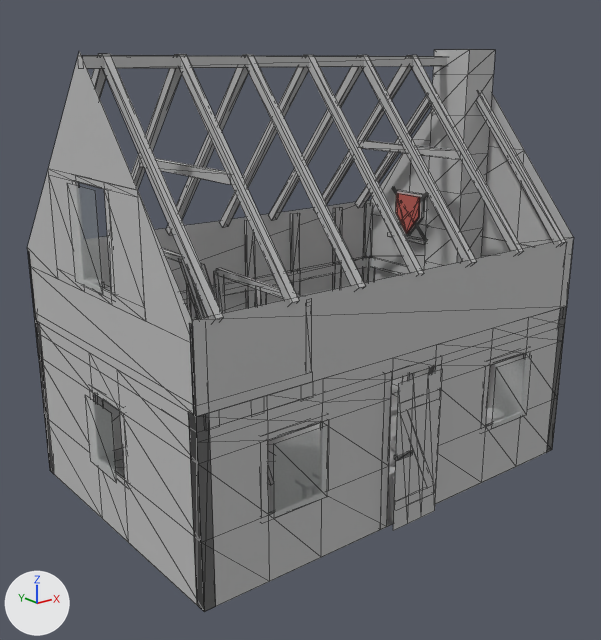
A saved change to the glTF model game/assets/modelle/gebaeude/neubau/wohnhaus_elb_s1_g2_innen.glb.
Camera for both pictures: a camera (50 mm lens) standing at (-7.45, -9.33, 6.12) and looking at (-0.26, -0.35, 2.53). The lights are fixed; the arrows at lower left show +X, +Y and +Z. The first picture is the older version. Mesh edges are drawn as thin lines on the coarser meshes. Vertices at exactly the same position are counted once.

The first picture shows 'Einrichtung_Hauswappen', 'Glas', 'Raum' and 4 more.
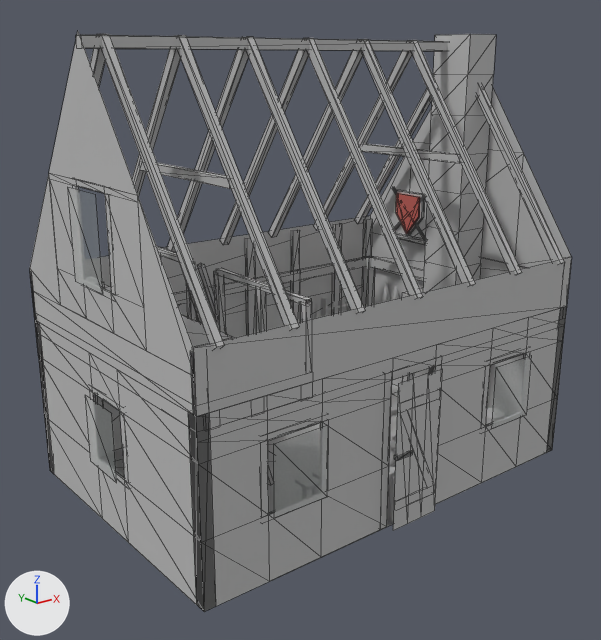
What differs and where, as boxes [x1, y1, x2, y2] in the pictures (601 x 640 px; the box of a moved part takes in the faces that stretch with it):
'Raum', reshaped: before [28, 49, 573, 612]; after [30, 32, 571, 612]
part 1 of me_raum, moved or reshaped: before [477, 92, 566, 245]; after [477, 85, 564, 265]
part 2 of me_raum, moved or reshaped: before [356, 96, 431, 208]; after [355, 89, 432, 224]
part 3 of me_raum, moved or reshaped: before [411, 55, 523, 254]; after [411, 40, 522, 275]
part 4 of me_raum, moved or reshaped: before [315, 55, 412, 213]; after [314, 40, 412, 230]
part 5 of me_raum, moved or reshaped: before [362, 55, 476, 264]; after [361, 39, 475, 287]
part 6 of me_raum, moved or reshaped: before [269, 55, 363, 221]; after [269, 39, 363, 238]
part 7 of me_raum, moved or reshaped: before [307, 55, 424, 276]; after [306, 38, 423, 299]
part 8 of me_raum, moved or reshaped: before [220, 55, 308, 228]; after [220, 38, 308, 245]
part 9 of me_raum, moved or reshaped: before [246, 54, 365, 289]; after [245, 37, 365, 314]
part 10 of me_raum, moved or reshaped: before [167, 54, 249, 235]; after [168, 37, 248, 253]
part 11 of me_raum, moved or reshaped: before [178, 54, 299, 304]; after [177, 35, 299, 330]
part 12 of me_raum, moved or reshaped: before [131, 54, 182, 189]; after [132, 35, 181, 197]
part 13 of me_raum, moved or reshaped: before [102, 54, 224, 322]; after [101, 34, 225, 349]
part 14 of me_raum, moved or reshaped: before [91, 54, 106, 98]; after [90, 34, 105, 87]
part 15 of me_raum, moved or reshaped: before [77, 55, 447, 69]; after [76, 35, 448, 51]
part 16 of me_raum, moved or reshaped: before [358, 140, 461, 160]; after [359, 143, 460, 163]
part 17 of me_raum, moved or reshaped: before [139, 157, 231, 184]; after [140, 161, 231, 189]
part 18 of me_raum, moved or reshaped: before [28, 49, 573, 417]; after [30, 32, 571, 417]

Patch to the scene script:
```diff
--- a/game/assets/modelle/gebaeude/neubau/wohnhaus_elb_s1_g2_innen.glb.py
+++ b/game/assets/modelle/gebaeude/neubau/wohnhaus_elb_s1_g2_innen.glb.py
@@ me_raum @@
-me_raum.from_pydata(...)  # 750 vertices, 794 faces; spans x -3.28..3.28, y -2.5..2.03, z 0.14..6.26
+me_raum.from_pydata(...)  # 750 vertices, 794 faces; spans x -3.28..3.28, y -2.5..2.03, z 0.14..6.48
+# me_raum part 1: the loose piece of 8 vertices spanning x 2.93..3.03, y -2.43..-0.15, z 3.5..6.18 is turned 5 degrees about the x axis through its middle and scaled by 1.12, then moved by (0.0, 0.0, -0.04)
+# me_raum part 2: the loose piece of 8 vertices spanning x 2.92..3.04, y -0.25..2.03, z 3.5..6.18 is turned -5 degrees about the x axis through its middle and scaled by 1.12, then moved by (0.0, 0.0, -0.04)
+# me_raum part 3: the loose piece of 8 vertices spanning x 1.94..2.04, y -2.43..-0.15, z 3.5..6.18 is turned 5 degrees about the x axis through its middle and scaled by 1.12, then moved by (0.0, 0.0, -0.04)
+# me_raum part 4: the loose piece of 8 vertices spanning x 1.93..2.04, y -0.25..2.03, z 3.5..6.18 is turned -5 degrees about the x axis through its middle and scaled by 1.12, then moved by (0.0, 0.0, -0.04)
+# me_raum part 5: the loose piece of 8 vertices spanning x 0.94..1.04, y -2.43..-0.15, z 3.5..6.18 is turned 5 degrees about the x axis through its middle and scaled by 1.12, then moved by (0.0, 0.0, -0.04)
+# me_raum part 6: the loose piece of 8 vertices spanning x 0.94..1.05, y -0.25..2.03, z 3.5..6.18 is turned -5 degrees about the x axis through its middle and scaled by 1.12, then moved by (0.0, 0.0, -0.04)
+# me_raum part 7: the loose piece of 8 vertices spanning x -0.05..0.05, y -2.43..-0.15, z 3.5..6.18 is turned 5 degrees about the x axis through its middle and scaled by 1.12, then moved by (0.0, 0.0, -0.04)
+# me_raum part 8: the loose piece of 8 vertices spanning x -0.05..0.05, y -0.25..2.03, z 3.5..6.18 is turned -5 degrees about the x axis through its middle and scaled by 1.12, then moved by (0.0, 0.0, -0.04)
+# me_raum part 9: the loose piece of 8 vertices spanning x -1.04..-0.94, y -2.43..-0.15, z 3.5..6.18 is turned 5 degrees about the x axis through its middle and scaled by 1.12, then moved by (0.0, 0.0, -0.04)
+# me_raum part 10: the loose piece of 8 vertices spanning x -1.05..-0.94, y -0.25..2.03, z 3.5..6.18 is turned -5 degrees about the x axis through its middle and scaled by 1.12, then moved by (0.0, 0.0, -0.04)
+# me_raum part 11: the loose piece of 8 vertices spanning x -2.04..-1.94, y -2.43..-0.15, z 3.5..6.18 is turned 5 degrees about the x axis through its middle and scaled by 1.12, then moved by (0.0, 0.0, -0.04)
+# me_raum part 12: the loose piece of 8 vertices spanning x -2.04..-1.93, y -0.25..2.03, z 3.5..6.18 is turned -5 degrees about the x axis through its middle and scaled by 1.12, then moved by (0.0, 0.0, -0.04)
+# me_raum part 13: the loose piece of 8 vertices spanning x -3.03..-2.93, y -2.43..-0.15, z 3.5..6.18 is turned 5 degrees about the x axis through its middle and scaled by 1.12, then moved by (0.0, 0.0, -0.04)
+# me_raum part 14: the loose piece of 8 vertices spanning x -3.04..-2.92, y -0.25..2.03, z 3.5..6.18 is turned -5 degrees about the x axis through its middle and scaled by 1.12, then moved by (0.0, 0.0, -0.04)
+# me_raum part 15: the loose piece of 8 vertices spanning x -3.28..3.28, y -0.27..-0.13, z 6.02..6.16 is moved by (0.0, 0.0, 0.22)
+# me_raum part 16: the loose piece of 8 vertices spanning x 1.93..2.05, y -1.28..0.88, z 4.74..4.86 is moved by (0.0, 0.0, -0.05)
+# me_raum part 17: the loose piece of 8 vertices spanning x -2.05..-1.93, y -1.28..0.88, z 4.74..4.86 is moved by (0.0, 0.0, -0.05)
+# me_raum part 18: 74 vertices moved from x -3.28..3.28, y -2.38..1.98, z 3.35..6.26 to x -3.28..3.28, y -2.38..1.98, z 3.0..6.48
 me_raum.materials.append(mat_innen)
```
